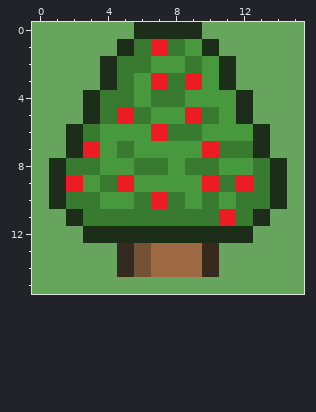
File history of a pixel-art sprite, src/resources/images/tiles/tree.png. The picture above was drawn from the file before the commit.
The file is 16x16 pixels. Colours within 5 levels of each other are drawn and written as one.
After the commit:
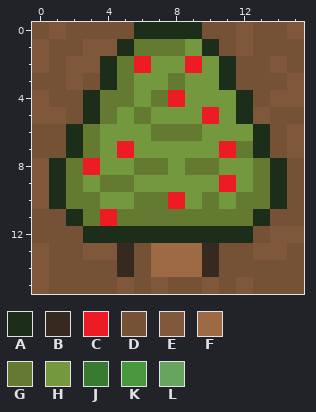
Palette (. is transparent): A #1c2e19  B #362920  C #ed1c24  D #755236  E #7f583b  F #9e6a43  G #647a30  H #73983d  J #387a30  K #48983d  L #67a55e
Change:
Changed rows in their new state; - is an unchanged pixel.
first column x 0:
 0 DEDDDD----DDEDDE
 1 EDDEE-GGGH-DEDDD
 2 EDEE-GCHHCH-DDED
 3 DDED-GHHGHH-DDDE
 4 EDD-GGHGCHHH-DEE
 5 EED-GHGHHHCH-EDD
 6 DD-GHHHGGGHHH-DE
 7 DD-GHCHHHHHCG-DE
 8 E-GCHHGGHGGHHG-D
 9 E-GHGGHHHHHCHG-D
10 E-GGHHGGCHGHGG-D
11 DD-GCGGGGGGGG-DD
12 DDD----------DEE
13 EDDEE------DDEED
14 EDDDD------DDDDD
15 EDDDDEDEDDEDEDDD
